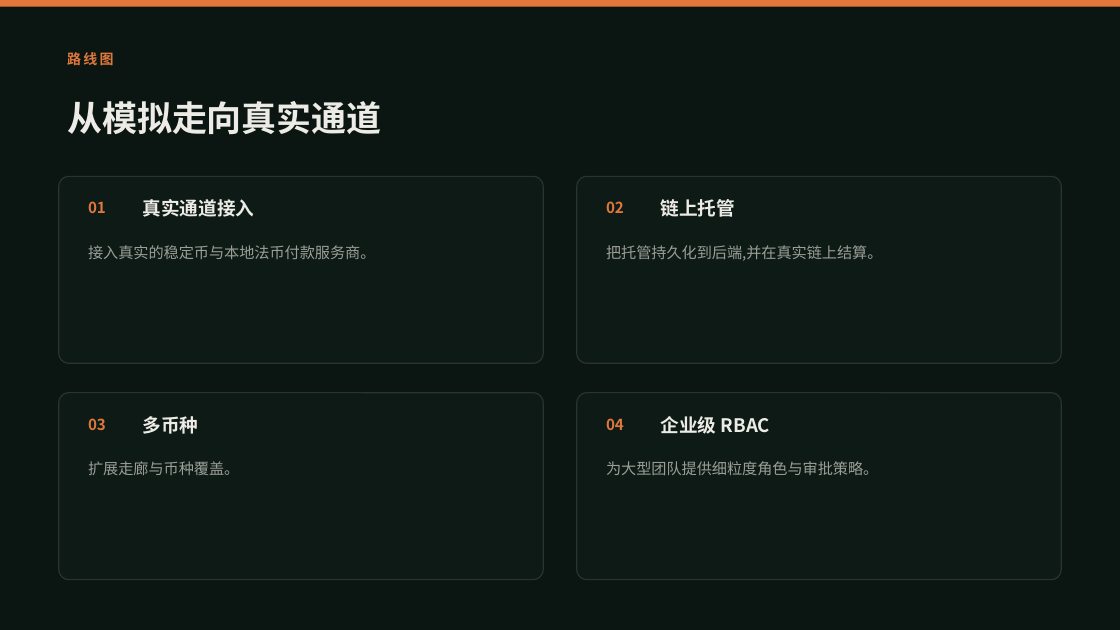
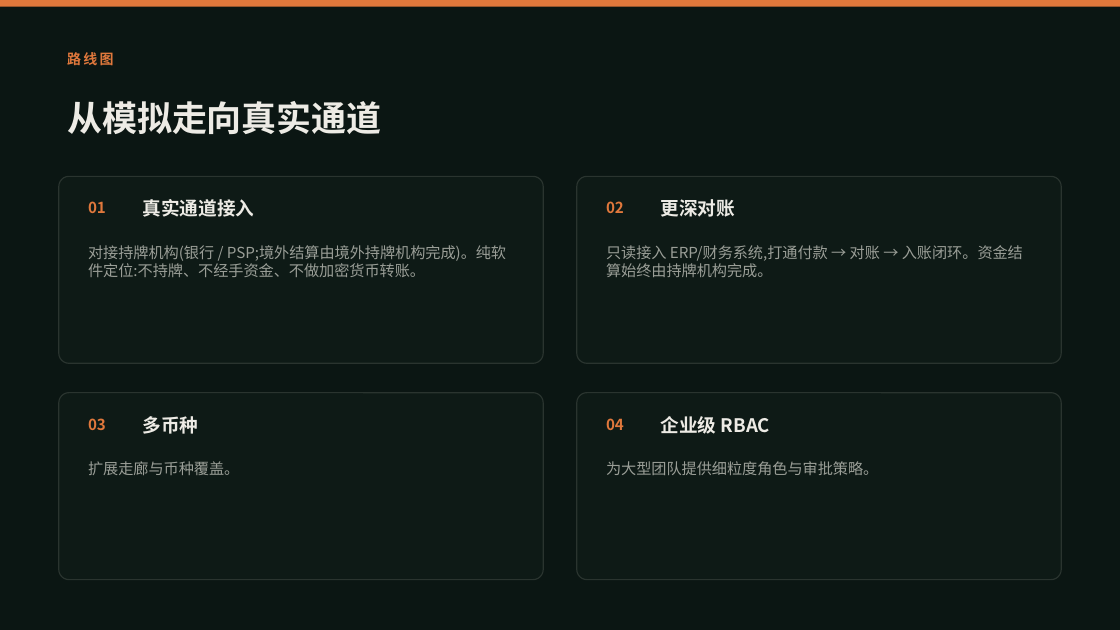
Before and after one commit to Michael-4753/flowguard-payout, a slide deck: slide 7 of public/FlowGuard-pitch-zh.pptx. Drawn at 1120x630 pixels with LibreOffice and Linux fonts; fonts in the diff are those of the drawing. Boxes give left, top, right and bottom in pixels: in the first picture for what was removed or moved away, otherwise in the second. Text is boxed around its words. In the diff, an @@ line names an element or a change of style, - is before the commit and + after.

```diff
--- a/public/FlowGuard-pitch-zh.pptx
+++ b/public/FlowGuard-pitch-zh.pptx
@@ text at <box>661,199,735,217</box>: text changed @@
-链上托管
+更深对账
@@ text at <box>88,245,506,277</box>: text changed @@
-接入真实的稳定币与本地法币付款服务商。
+对接持牌机构(银行 / PSP;境外结算由境外持牌机构完成)。纯软件定位:不持牌、不经手资金、不做加密货币转账。
@@ text at <box>606,245,1023,277</box>: text changed @@
-把托管持久化到后端,并在真实链上结算。
+只读接入 ERP/财务系统,打通付款 → 对账 → 入账闭环。资金结算始终由持牌机构完成。
```
Also in this commit, not shown: 1 other slide changed, 3 other files.
